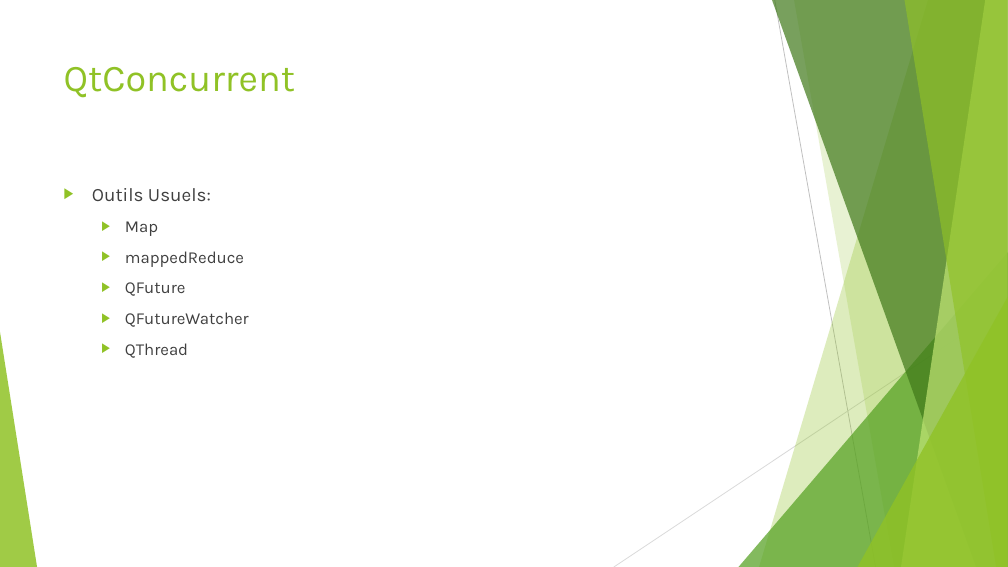
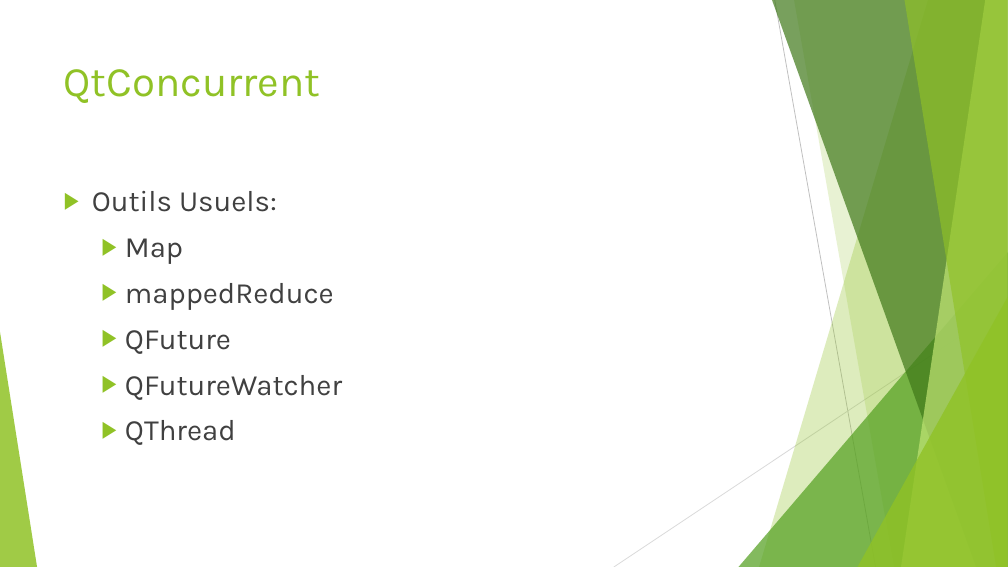
Before and after one commit to Drakesinger/QtConcurrent-Barber, a slide deck: slide 3 of presentation/QThread & QtConcurrent.pptx. Drawn at 1008x567 pixels with LibreOffice and Linux fonts; fonts in the diff are those of the drawing. Boxes give left, top, right and bottom in pixels: in the first picture for what was removed or moved away, otherwise in the second. Text is boxed around its words. In the diff, an @@ line names an element or a change of style, - is before the commit and + after.

```diff
--- a/presentation/QThread & QtConcurrent.pptx
+++ b/presentation/QThread & QtConcurrent.pptx
@@ title "QtConcurrent" at <box>64,69,321,103</box>: size 36 to 40 pt @@
@@ text "Outils Usuels:" at <box>92,191,342,445</box>: size 18 to 28 pt in "Outils Usuels:"; size 16 to 28 pt in "Map", "mappedReduce", "QFuture", "QFutureWatcher" and 1 more places @@
```
Also in this commit, not shown: 1 other file.
